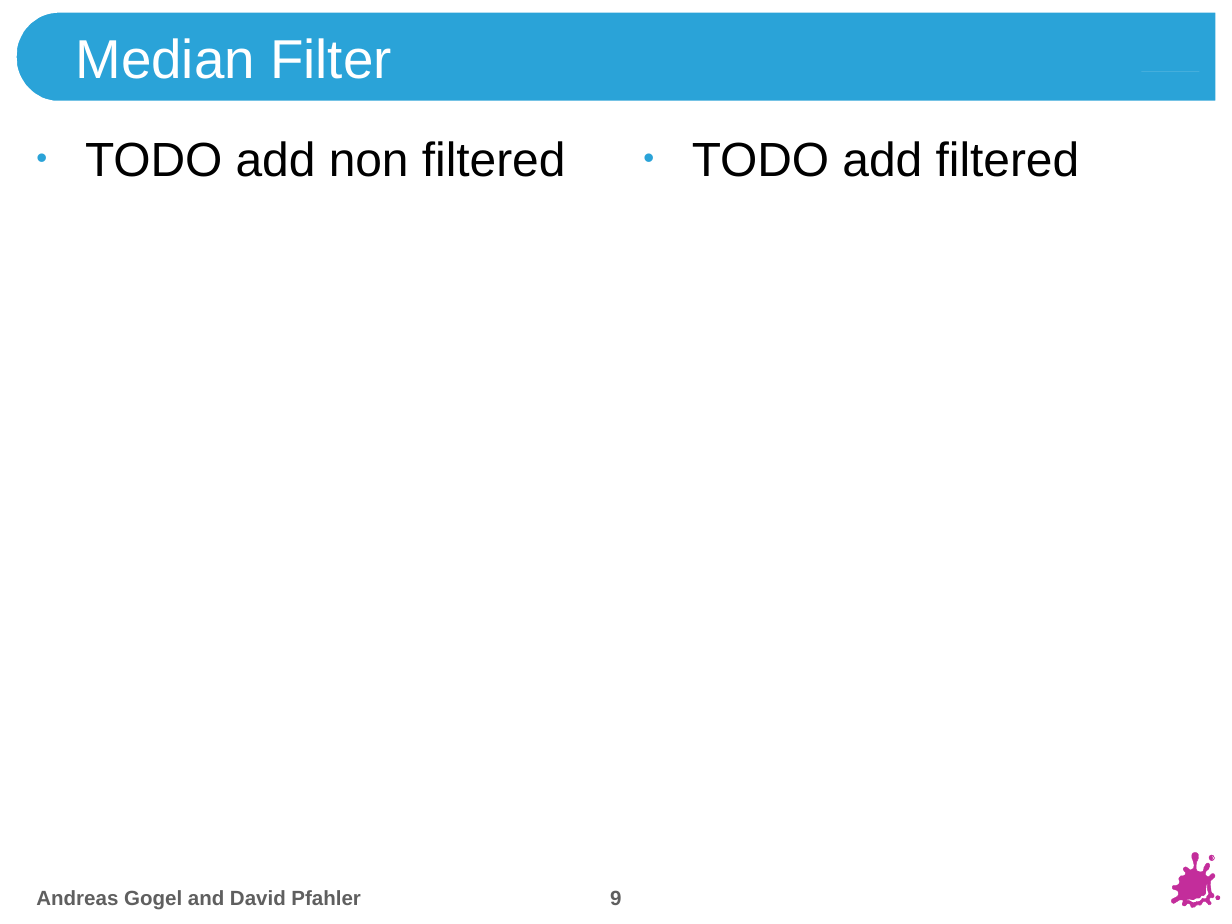
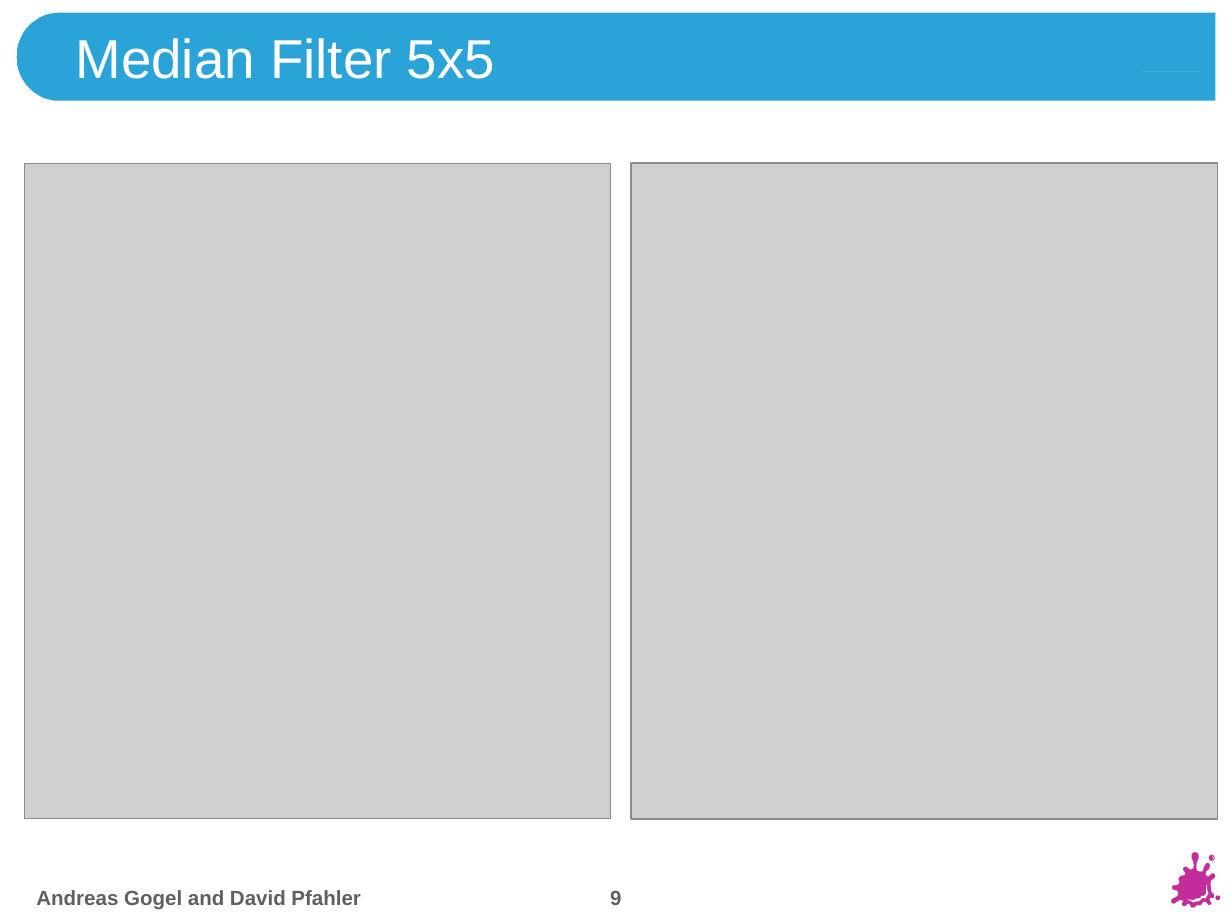
Before and after one commit to theShmoo/medvis2, a slide deck: slide 9 of Slides/MedVis2.pptx. Drawn at 1232x924 pixels with LibreOffice and Linux fonts; fonts in the diff are those of the drawing; grey boxes stand for pictures; background and template pictures are left out. Boxes give left, top, right and bottom in pixels: in the first picture for what was removed or moved away, otherwise in the second. Text is boxed around its words. In the diff, an @@ line names an element or a change of style, - is before the commit and + after.

Commit message:
[DOC] finished the slides

```diff
--- a/Slides/MedVis2.pptx
+++ b/Slides/MedVis2.pptx
@@ title at (x1=75, y1=38, x2=495, y2=79): text changed @@
-Median Filter
+Median Filter 5x5
@@ text removed at (x1=85, y1=141, x2=566, y2=177) @@
-• TODO add non filtered
@@ text removed at (x1=692, y1=141, x2=1080, y2=177) @@
-• TODO add filtered
@@ picture added at (x1=25, y1=164, x2=611, y2=818) @@
@@ picture added at (x1=631, y1=163, x2=1217, y2=819) @@
```
Also in this commit, not shown: 7 other slides changed, 2 slides added, 10 other files.
